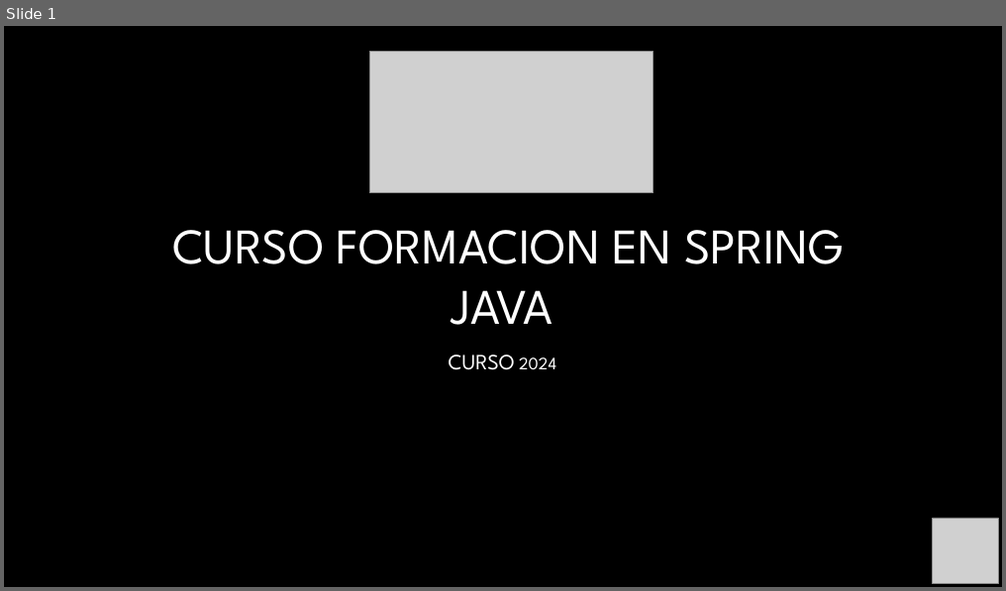
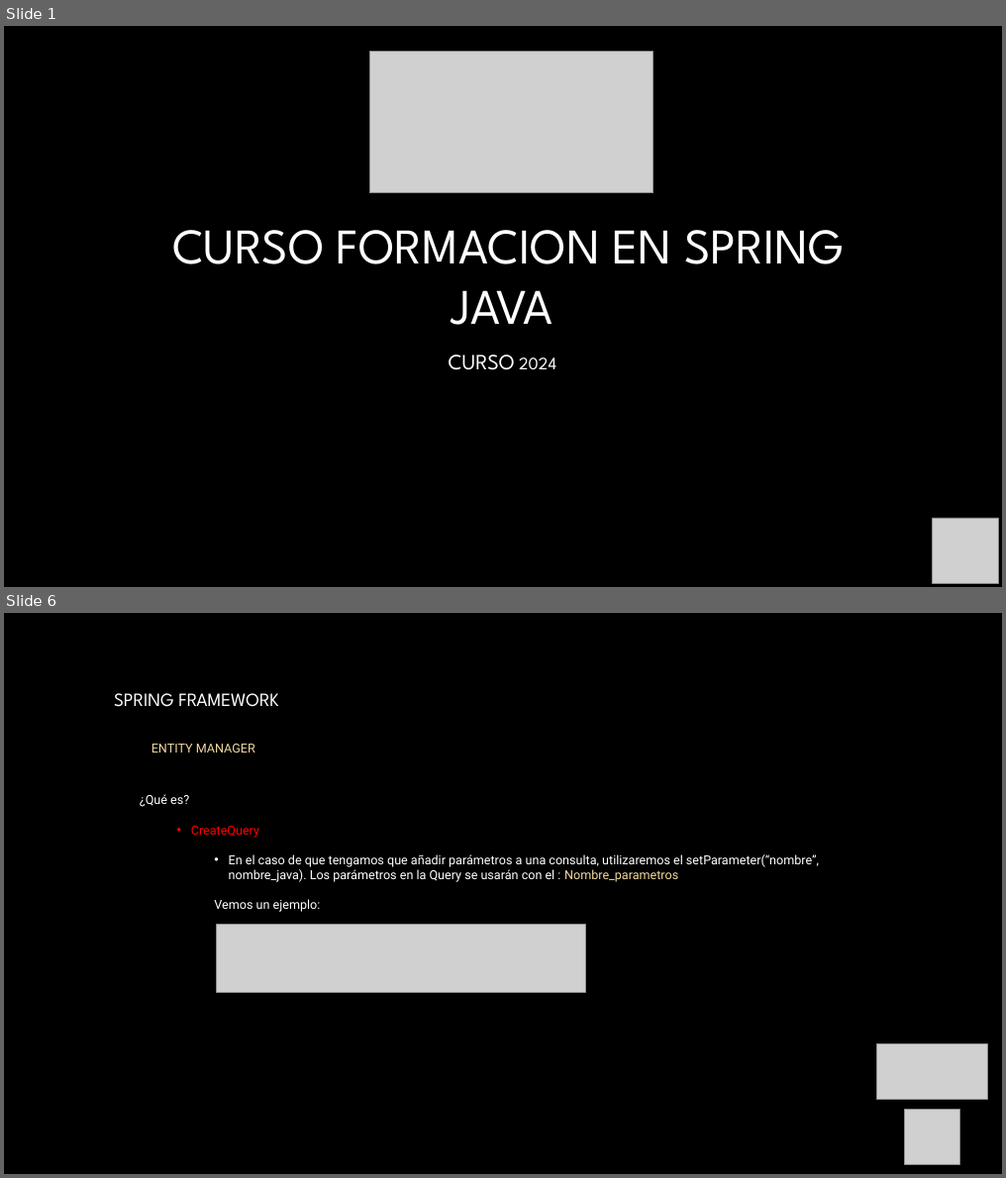
Before and after one commit to AntonioPardoRuiz/cursoSpring, a slide deck: Unidad 9- Spring MVC IV-Entity Manager.pptx. Shown one above the other, each under a label of ours: slide 1 before the commit, slides 1 and 6 after it; the slides between them are not shown. The pictures are 1006x591 and 1006x1178 pixels, drawn with LibreOffice and Linux fonts; fonts in the diff are those of the drawing; grey boxes stand for pictures; background and template pictures are left out. Boxes give left, top, right and bottom in pixels: in the first picture for what was removed or moved away, otherwise in the second. Text is boxed around its words. In the diff, an @@ line names an element or a change of style, - is before the commit and + after.

```diff
--- a/Unidad 9- Spring MVC IV-Entity Manager.pptx
+++ b/Unidad 9- Spring MVC IV-Entity Manager.pptx
@@ slide 6 added at (x1=4, y1=613, x2=1002, y2=1174), background picture (left out) @@
@@ text added at (x1=114, y1=693, x2=279, y2=753), 18 pt, text #FFFFFF @@
+SPRING FRAMEWORK
+  ENTITY MANAGER
@@ text added at (x1=140, y1=794, x2=819, y2=912), 12 pt, text #FFFFFF @@
+  ¿Qué es?
+    • CreateQuery
+      • En el caso de que tengamos que añadir parámetros a una consulta, utilizaremos el setParameter(“nombre”, nombre_java). Los parámetros en la Query se usarán con el : Nombre_parametros
+      Vemos un ejemplo:
@@ picture added at (x1=216, y1=925, x2=586, y2=992) @@
@@ picture added at (x1=877, y1=1045, x2=988, y2=1100) @@
@@ picture added at (x1=905, y1=1110, x2=960, y2=1165) @@
```
Also in this commit, not shown: 2 slides changed, 5 other slides added, 30 other files.
